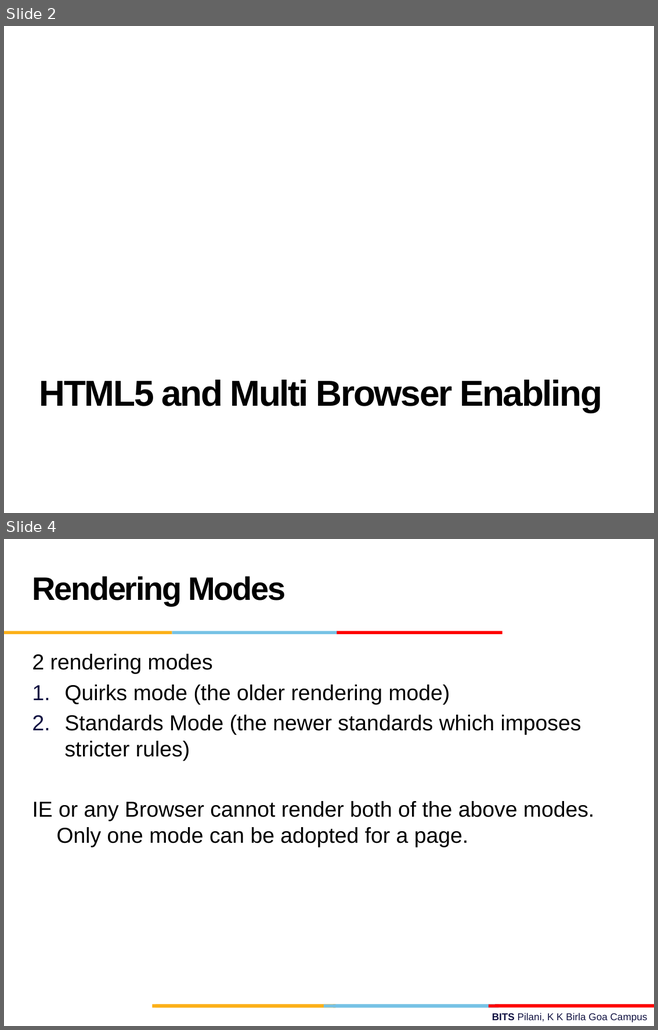
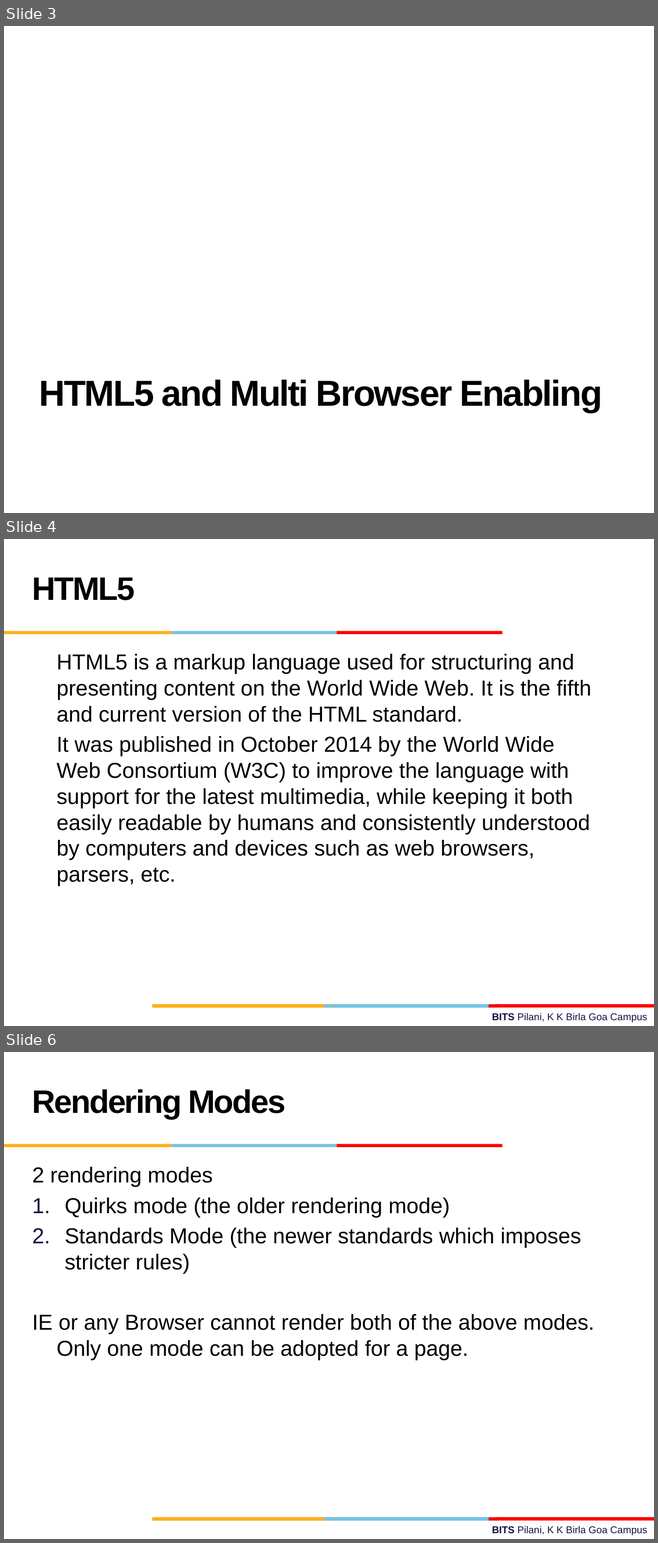
Before and after one commit to vidgit/Web_Projects, a slide deck: Report.pptx. Shown one above the other, each under a label of ours: slides 2 and 4 before the commit, slides 3, 4 and 6 after it; the slides between them are not shown. The pictures are 658x1030 and 658x1543 pixels, drawn with LibreOffice and Linux fonts; fonts in the diff are those of the drawing; background and template pictures are left out. Boxes give left, top, right and bottom in pixels: in the first picture for what was removed or moved away, otherwise in the second. Text is boxed around its words. In the diff, an @@ line names an element or a change of style, - is before the commit and + after.

```diff
--- a/Report.pptx
+++ b/Report.pptx
@@ slide 4 added at [4, 539, 654, 1026], background #FFFFFF; not listed: 10 template elements that a slide beside it also shows @@
@@ text added at [32, 577, 135, 600], 36 pt, text #000000, bold @@
+HTML5
@@ text added at [57, 654, 591, 886], 24 pt, text #000000 @@
+HTML5 is a markup language used for structuring and presenting content on the World Wide Web. It is the fifth and current version of the HTML standard.
+It was published in October 2014 by the World Wide Web Consortium (W3C) to improve the language with support for the latest multimedia, while keeping it both easily readable by humans and consistently understood by computers and devices such as web browsers, parsers, etc.
@@ what was slide 2 is now slide 3 @@
@@ what was slide 4 is now slide 6 @@
```
Also in this commit, not shown: 1 slide changed, 28 other slides added, 1 slide removed, 1 other file.
